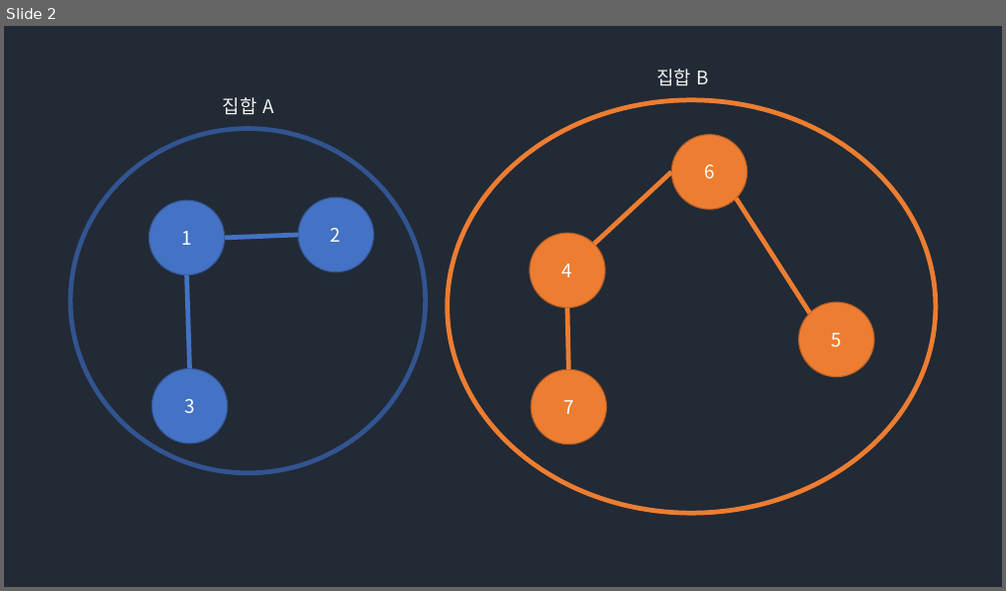
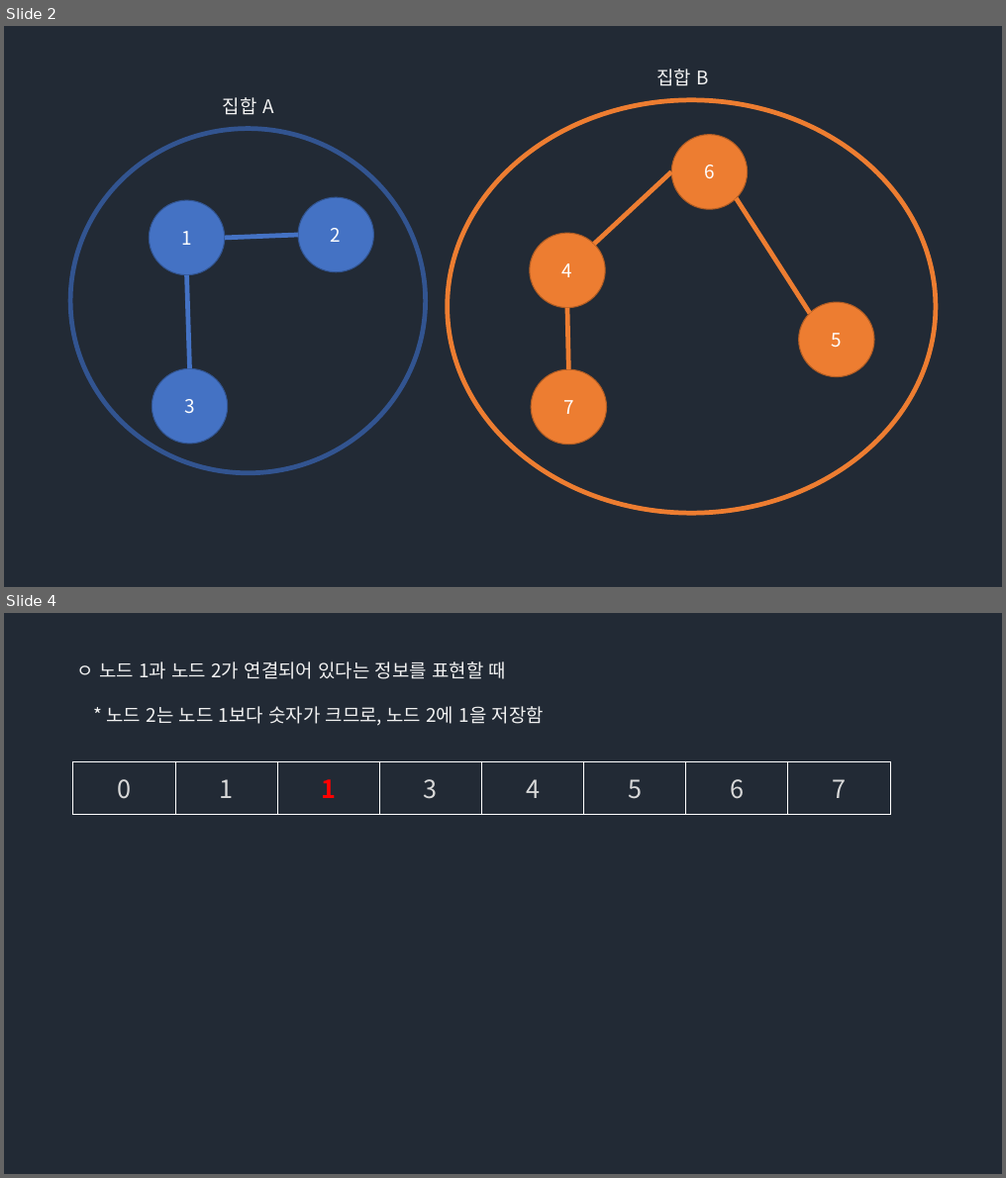
Before and after one commit to Groot-Space/Groot-space.github.io, a slide deck: assets/images/UNION_FIND.pptx. Shown one above the other, each under a label of ours: slide 2 before the commit, slides 2 and 4 after it; the slides between them are not shown. The pictures are 1006x591 and 1006x1178 pixels, drawn with LibreOffice and Linux fonts; fonts in the diff are those of the drawing. Boxes give left, top, right and bottom in pixels: in the first picture for what was removed or moved away, otherwise in the second. Text is boxed around its words. In the diff, an @@ line names an element or a change of style, - is before the commit and + after.

```diff
--- a/assets/images/UNION_FIND.pptx
+++ b/assets/images/UNION_FIND.pptx
@@ slide 4 added at (4, 613, 1002, 1174), background #222A35 @@
@@ text added at (77, 662, 544, 726), 18 pt, text #F2F2F2 @@
+ㅇ 노드 1과 노드 2가 연결되어 있다는 정보를 표현할 때
+* 노드 2는 노드 1보다 숫자가 크므로, 노드 2에 1을 저장함
@@ table added at (73, 761, 887, 814), 1 rows, 8 columns @@
+0 | 1 | 1 | 3 | 4 | 5 | 6 | 7
```
Also in this commit, not shown: 7 other slides added, 1 slide removed, 10 other files.
